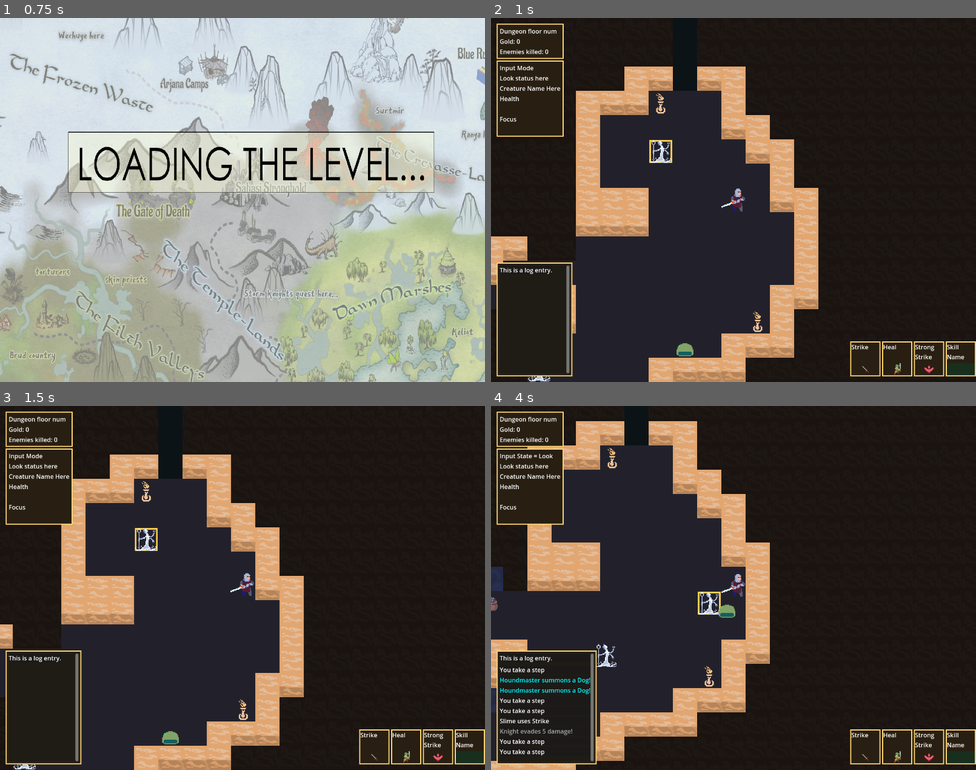
Above: before the commit, frames 1-4 (two rows, left to right).
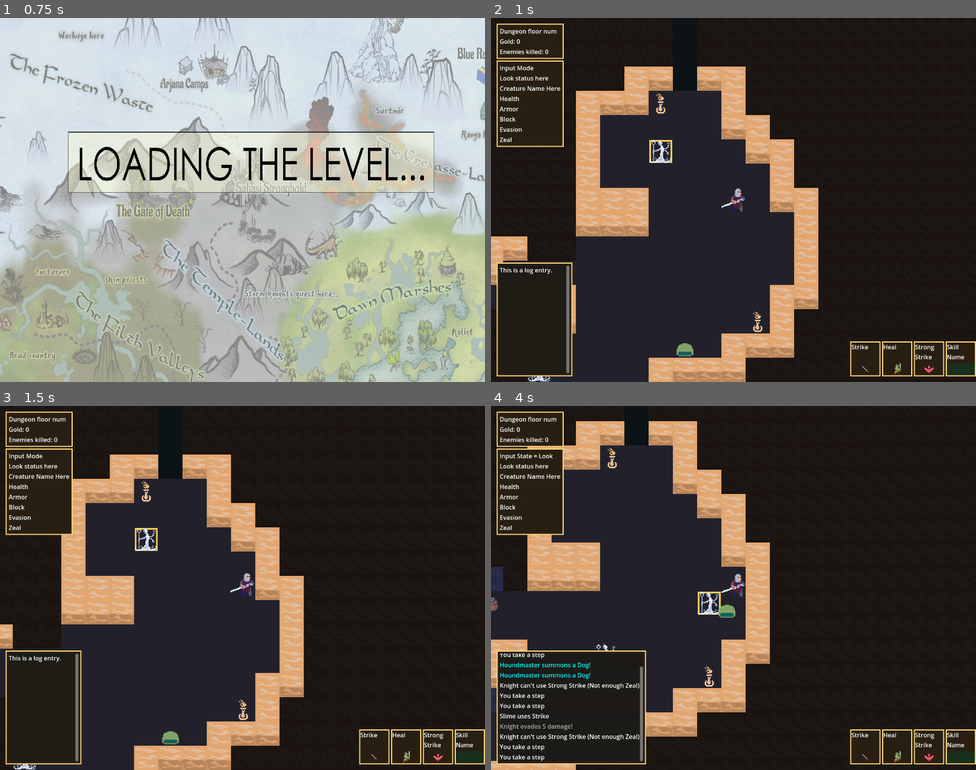
Above: after the commit, the same moments.

Repository: OttoElomaa/godot-4-roguelike-knights
Game: Godot game, scene res://Scenes/game_main.tscn
The game is run twice, just before and just after one commit, with the same random seed, the same clock (stepped at 60 frames per second) and the same inputs.
Inputs (mouse positions are in pixels of both pictures, inside the frame that each line leads up to):
- Up to frame 1 (0.75 s): click (203, 200) at 0.52 s
- Up to frame 2 (1 s): no input
- Up to frame 3 (1.5 s): tap Enter at 1.25 s; move the mouse to (242, 588) at 1.27 s; hold Right (ui_right) from 1.28 s (still down); tap 1 (1) at 1.35 s
- Up to frame 4 (4 s): tap 2 (2) at 1.55, 2.1 s; move the mouse to (685, 708) at 2.02 s; release Right (ui_right) at 2.03 s; hold Down (ui_down) 2.03-2.78 s; tap 3 (3) at 2.3, 2.85 s; move the mouse to (588, 657) at 2.77 s; hold Right (ui_right) 2.78-3.53 s; tap 4 (4) at 3.05, 3.6 s; move the mouse to (709, 562) at 3.52 s; hold Up (ui_up) from 3.53 s (still down); tap L (L) at 3.8 s

Frame 1 is identical in both runs. In frame 2, 0.2% of the frame differs, in the area x 1-15%, y 24-36%; in frame 3, 0.3%; in frame 4, 4.1%, in the area x 1-32%, y 24-99%.
Error before the commit: Invalid access of index '3' on a base object of type: 'Array[Node]'. (res://Scripts/PlayerAndCreatures/PlayerExtendsCreature.gd:104)

Commit message:
Skills can generate and spend Zeal. Todo: enhancement based on zeal
Strike now generates zeal and Strong strike has a zeal cost. So creature needs 2 zeal to use it, which reduces zeal by 2. Basic spell cost stuff

Diff:
--- a/Scenes/Skills/ComponentFocusResource.tscn
+++ b/Scenes/Skills/ComponentZealResource.tscn
@@ -2,5 +2,5 @@
 
 [ext_resource type="Script" path="res://Scripts/Skills/skillFocusResourceComponent.gd" id="1_vux1t"]
 
-[node name="FocusResourceComponent" type="Node"]
+[node name="ZealResourceComponent" type="Node"]
 script = ExtResource("1_vux1t")
--- a/Scenes/Skills/Strike.tscn
+++ b/Scenes/Skills/Strike.tscn
@@ -3,7 +3,7 @@
 [ext_resource type="PackedScene" uid="uid://d21u4j6yuyimo" path="res://Scenes/Skills/BaseSkill.tscn" id="1_v4852"]
 [ext_resource type="Texture2D" uid="uid://ctpg7lgwh3fea" path="res://Sprites/skill-icon-melee-sword.png" id="2_ov67u"]
 [ext_resource type="Script" path="res://Scripts/Skills/BasicPhysicalAttack.gd" id="3_vij5f"]
-[ext_resource type="PackedScene" uid="uid://cij3n60fr0m55" path="res://Scenes/Skills/ComponentFocusResource.tscn" id="4_y72uy"]
+[ext_resource type="PackedScene" uid="uid://cij3n60fr0m55" path="res://Scenes/Skills/ComponentZealResource.tscn" id="4_y72uy"]
 
 [node name="Strike" instance=ExtResource("1_v4852")]
 skillIcon = ExtResource("2_ov67u")
@@ -11,7 +11,8 @@
 skillType = "melee"
 range = 1
 
-[node name="FocusResourceComponent" parent="Resources" index="0" instance=ExtResource("4_y72uy")]
+[node name="ZealResourceComponent" parent="Resources" index="0" instance=ExtResource("4_y72uy")]
+zealGain = 1
 
 [node name="Script" type="Node" parent="Scripts" index="0"]
 script = ExtResource("3_vij5f")
--- a/Scenes/Skills/Strong Strike.tscn
+++ b/Scenes/Skills/Strong Strike.tscn
@@ -1,7 +1,8 @@
-[gd_scene load_steps=4 format=3 uid="uid://cwkrdlxk2utha"]
+[gd_scene load_steps=5 format=3 uid="uid://cwkrdlxk2utha"]
 
 [ext_resource type="PackedScene" uid="uid://d21u4j6yuyimo" path="res://Scenes/Skills/BaseSkill.tscn" id="1_25u2t"]
 [ext_resource type="Texture2D" uid="uid://bdfti26osccyc" path="res://Sprites/roguelike-look-indicator.png" id="2_l0435"]
+[ext_resource type="PackedScene" uid="uid://cij3n60fr0m55" path="res://Scenes/Skills/ComponentZealResource.tscn" id="3_d2bwv"]
 [ext_resource type="Script" path="res://Scripts/Skills/BasicPhysicalAttack.gd" id="3_d3tvs"]
 
 [node name="StrongStrike" instance=ExtResource("1_25u2t")]
@@ -13,6 +14,10 @@
 [node name="Cooldown" parent="." index="1"]
 cooldown = 2
 
+[node name="ZealResourceComponent" parent="Resources" index="0" instance=ExtResource("3_d2bwv")]
+zealCost = 2
+zealEnhance = 2
+
 [node name="Script" type="Node" parent="Scripts" index="0"]
 script = ExtResource("3_d3tvs")
 damage = 10
--- a/Scenes/UI/ui.tscn
+++ b/Scenes/UI/ui.tscn
@@ -80,13 +80,19 @@
 
 [node name="ArmorLabel" type="Label" parent="LookMargin/VBox/LookPanel/Margin/LookHbox"]
 layout_mode = 2
+text = "Armor"
 
 [node name="BlockLabel" type="Label" parent="LookMargin/VBox/LookPanel/Margin/LookHbox"]
 layout_mode = 2
-text = "Focus"
+text = "Block"
 
 [node name="EvasionLabel" type="Label" parent="LookMargin/VBox/LookPanel/Margin/LookHbox"]
 layout_mode = 2
+text = "Evasion"
+
+[node name="ZealLabel" type="Label" parent="LookMargin/VBox/LookPanel/Margin/LookHbox"]
+layout_mode = 2
+text = "Zeal"
 
 [node name="Margin" type="MarginContainer" parent="."]
 anchors_preset = 3
--- a/Scripts/PlayerAndCreatures/CreatureStatsComponent.gd
+++ b/Scripts/PlayerAndCreatures/CreatureStatsComponent.gd
@@ -16,6 +16,8 @@
 var armor:Stat = null
 var block:Stat = null
 var evasion:Stat = null
+
+var zeal:StatResource = null
 
 ###########################################
 var creature: Node = null
@@ -40,8 +42,8 @@
 	var max := 0
 	var current := 0
 
-	func _init(baseline, current) -> void:
-		self.max = baseline
+	func _init(maximum, current) -> void:
+		self.max = maximum
 		self.current = current
 
 
@@ -51,12 +53,12 @@
 	self.creature = creature
 	self.ui = creature.world.ui
 
-	health = StatResource.new(baseHealth, baseHealth)
-
-
 	armor = Stat.new(baseArmor)
 	block = Stat.new(baseBlock)
 	evasion = Stat.new(baseEvasion)
+
+	health = StatResource.new(baseHealth, baseHealth)
+	zeal = StatResource.new(100, 0)
 
 
 
--- a/Scripts/PlayerAndCreatures/PlayerExtendsCreature.gd
+++ b/Scripts/PlayerAndCreatures/PlayerExtendsCreature.gd
@@ -101,6 +101,9 @@
 
 func useSkill(index):
 
+	if index > getSkills().size() - 1:
+		return
+
 	var skill = self.getSkills()[index]
 	var success = skill.activate()
 	if success:
--- a/Scripts/Skills/skillFocusResourceComponent.gd
+++ b/Scripts/Skills/skillFocusResourceComponent.gd
@@ -5,12 +5,20 @@
 var skill:Node = null
 var actor:Node = null
 
-@export var focusGain := 0
-@export var focusSpend := 0
-@export var focusEnhance := 0
+@export var zealGain := 0
+@export var zealCost := 0
+@export var zealEnhance := 0
 
 
 
 func setup(skill):
 	self.skill = skill
 	self.actor = skill.actor
+
+
+
+func setSkillResources(skill):
+
+	skill.zealGain = zealGain
+	skill.zealCost = zealCost
+	skill.zealEnhance = zealEnhance
--- a/Scripts/WorldScripts/dungeon_ui.gd
+++ b/Scripts/WorldScripts/dungeon_ui.gd
@@ -61,8 +61,10 @@
 
 	labelsBox.get_node("HealthLabel").text = "Health: %d" % creature.stats.health.current
 	labelsBox.get_node("ArmorLabel").text = "Armor: %d" % creature.stats.armor.current
-	labelsBox.get_node("BlockLabel").text = "Armor: %d" % creature.stats.block.current
-	labelsBox.get_node("EvasionLabel").text = "Armor: %d" % creature.stats.evasion.current
+	labelsBox.get_node("BlockLabel").text = "Block: %d" % creature.stats.block.current
+	labelsBox.get_node("EvasionLabel").text = "Evasion: %d" % creature.stats.evasion.current
+
+	labelsBox.get_node("ZealLabel").text = "Zeal: %d" % creature.stats.zeal.current
 
 
 func showLookInfo(game, lookTool):
--- a/Scripts/skill.gd
+++ b/Scripts/skill.gd
@@ -14,6 +14,10 @@
 
 var selectedTarget: Node = null
 
+#### RESOURCE STUFF
+var zealGain := 0
+var zealCost := 0
+var zealEnhance := 0
 
 
 func setup(actor:Node):
@@ -30,6 +34,11 @@
 	for e in $StatusEffects.get_children():
 		e.setup(self)
 
+	#### ALSO SETS UP
+	for script in $Resources.get_children():
+		script.setup(self)
+		script.setSkillResources(self)
+
 
 
 func passTurn():
@@ -44,12 +53,17 @@
 	if actor.isPlayer:
 		print("%s uses %s" % [actor.creatureName, skillName])
 
+	#### RESOURCES - CHECK FOR COST - CAN'T USE IF CAN'T PAY
+	if zealCost > 0:
+		if zealCost > actor.stats.zeal.current:
+			ui.addMessage( "%s can't use %s (Not enough Zeal)" % [actor.creatureName, skillName], Color.WHITE)
+			return false
 
 	#### COOLDOWN
 	var cool = $Cooldown
 	if cool.isOnCooldown():
 		if actor.isPlayer:
-			ui.addMessage( "%s can't use %s (Cooldown %d)" % [actor.creatureName,skillName, cool.currentCooldown], Color.WHITE)
+			ui.addMessage( "%s can't use %s (Cooldown %d)" % [actor.creatureName, skillName, cool.currentCooldown], Color.WHITE)
 		return false
 
 	#### TARGETING
@@ -62,15 +76,24 @@
 		selectedTarget = script.activate(targets)
 
 	#### IF TARGET WAS FOUND
+	#### SUCCESS
 	if selectedTarget != null:
-		cool.putOnCooldown()
-		applyStatusEffects(selectedTarget)
+		handleSuccess()
 		return true
 
 	#### NO TARGET FOUND
 	return false
 
 
+
+#### THESE ACTIONS ARE DONE WHEN SKILL USE IS SUCCESSFUL
+func handleSuccess():
+	$Cooldown.putOnCooldown()
+	applyStatusEffects(selectedTarget)
+
+	#### RESOURCE MANAGEMENT
+	actor.stats.zeal.current += zealGain
+	actor.stats.zeal.current -= zealCost
 
 
 func applyStatusEffects(target:Node):
